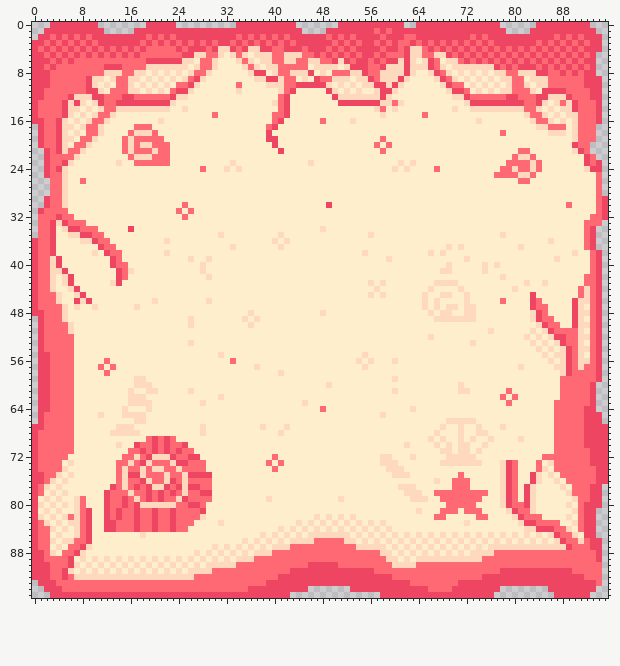
One commit to this sprite sheet: bubble/assets/platform.aesprite.png. The picture above was drawn from the file before the commit.
The file is 96x96 pixels.
And afterwards:
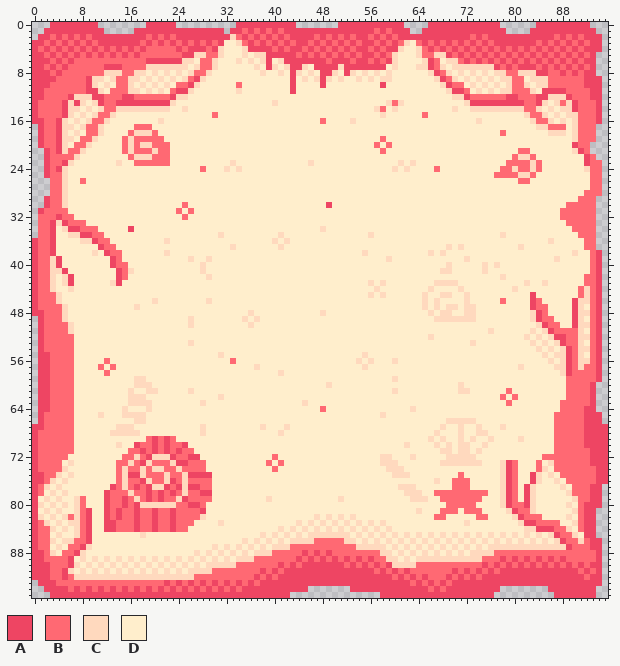
Palette (. is transparent): A #ee4563  B #ff6973  C #ffd9be  D #ffeecc
The exact change:
y 0: x 64..65 AA -> ..
y 1: x 32 A -> .; x 35 A -> B; x 37 A -> B; x 39 A -> B; x 41 A -> B; x 45..48 .... -> AAAA; x 63..64 AA -> ..
y 2: x 33 A -> C; x 47 A -> B; x 56 A -> B; x 60 A -> B; x 62..63 BB -> AA
y 3: x 32..34 ABA -> DDC; x 46 A -> B; x 48 A -> B; x 62..63 BA -> CD
y 4: x 32..37 CABACC -> DDDCAA; x 41..42 BA -> AB; x 47 A -> B; x 56 A -> B; x 61..63 BAC -> CDD
y 5: x 33..34 CB -> DD; x 39..45 CBBCCCB -> AAAAABA; x 60..63 BBAC -> CDDD
y 6: x 35 B -> D; x 39..48 CBBCCBBCCB -> ADCAAAAAAA; x 51 C -> A; x 60..63 ACAC -> CDDD
y 7: x 5 B -> A; x 35..36 CB -> DD; x 39 C -> A; x 41..45 BBBBB -> DCAAC; x 47..52 CCCCDC -> AAAACA; x 56..57 BB -> AA; x 59 C -> D; x 61..63 CAC -> DDD
y 8: x 4 B -> A; x 36..38 CAA -> DDC; x 40..43 CBBC -> DCDA; x 45..46 CA -> DC; x 48..52 CDBBB -> AACDA; x 54..58 CABBC -> DCDCD; x 60..63 CCAC -> DDDD
y 9: x 3 B -> A; x 37..43 CCAACBB -> DDDDDDA; x 47..50 ABBC -> CACD; x 52 C -> D; x 55..57 CAB -> DCD; x 60..62 CAC -> DDD
y 10: x 39..47 CCCBBAAAA -> DDDDADDDD; x 49 C -> D; x 51 C -> D; x 53 C -> D; x 55..57 CCA -> DDD; x 59..61 CAC -> DDD
y 11: x 41..42 CB -> DD; x 49..50 AC -> DD; x 52 C -> D; x 54 C -> D; x 57..60 CAAC -> DDDD
y 12: x 41..42 BA -> DD; x 50..59 ACCCCCCCAC -> DDDDDDDDDD
y 13: x 41..42 BA -> DD; x 51..58 AAAAAAAC -> DDDDDDDD
y 14: x 41..42 BA -> DD
y 15: x 40..42 BBA -> DDD
y 16: x 40..41 BA -> DD
y 17: x 39..40 BA -> DD
y 18: x 39 A -> D
y 19: x 39..40 AA -> DD
y 20: x 40 A -> D
y 21: x 41 A -> D
y 23: x 94 A -> B
y 24: x 93..94 AA -> BB
y 25..27: x 93 D -> B
y 28: x 92..93 DD -> BB
y 29: x 91..95 DDDBA -> BBB..
y 30: x 90..95 DDDDBA -> BBBB..
y 31: x 88..95 DDDDDDBA -> BBBBBB..
y 32: x 88..92 DDDDD -> BBBBB; x 94..95 BA -> ..
y 33: x 89..91 DDD -> BBB; x 94 B -> .
y 34: x 90..91 DD -> BB; x 93 A -> B
y 35: x 91 D -> B; x 93 A -> B
y 36..37: x 93 A -> B
y 44: x 7 A -> D
y 45: x 7..8 CA -> DD
y 46: x 7..9 ACA -> DDD
y 47: x 7 C -> D; x 10 C -> D
y 59..62: x 88 B -> D
y 63..64: x 87 B -> D
y 88: x 45 B -> A; x 47 B -> A; x 49 B -> A
y 89: x 44 B -> A; x 46 B -> A; x 48 B -> A; x 50 B -> A; x 52 B -> A; x 54 B -> A; x 56 B -> A; x 78 B -> A; x 80 B -> A; x 82 B -> A; x 84 B -> A; x 86 B -> A; x 88 B -> A
y 90: x 41 B -> A; x 43 B -> A; x 45 B -> A; x 51 B -> A; x 53 B -> A; x 55 B -> A; x 57 B -> A; x 59 B -> A; x 75 B -> A; x 77 B -> A; x 79 B -> A; x 81 B -> A; x 83 B -> A; x 85 B -> A; x 87 B -> A; x 89 B -> A; x 91 B -> A; x 93..94 BB -> AA
y 91: x 38 B -> A; x 40 B -> A; x 42 B -> A; x 58 B -> A; x 60 B -> A; x 62 B -> A; x 70 B -> A; x 72 B -> A; x 74 B -> A; x 76 B -> A; x 90 B -> A; x 92 B -> A; x 94 B -> A
y 92: x 37 B -> A; x 39 B -> A; x 61 B -> A; x 63 B -> A; x 65 B -> A; x 69 B -> A; x 71 B -> A; x 73 B -> A; x 93..94 BB -> AA
y 93: x 22 B -> A; x 24 B -> A; x 26 B -> A; x 28 B -> A; x 30 B -> A; x 32 B -> A; x 34 B -> A; x 36 B -> A; x 38 B -> A; x 64 B -> A; x 66 B -> A; x 68 B -> A; x 70 B -> A; x 94 B -> A
y 94: x 5 B -> A; x 7 B -> A; x 9 B -> A; x 11 B -> A; x 13 B -> A; x 15 B -> A; x 17 B -> A; x 19 B -> A; x 21 B -> A; x 23 B -> A; x 25 B -> A; x 27 B -> A; x 29 B -> A; x 31 B -> A; x 33 B -> A; x 35 B -> A; x 67 B -> A; x 69 B -> A
y 95: x 93 . -> A
Changed places in both pictures, as pixel boxes (x1, y1, x2, y2):
changed: (224, 22, 428, 154)
changed: (50, 64, 68, 82)
changed: (560, 160, 608, 250)
changed: (74, 286, 98, 310)
changed: (554, 376, 566, 412)
changed: (62, 550, 602, 598)
